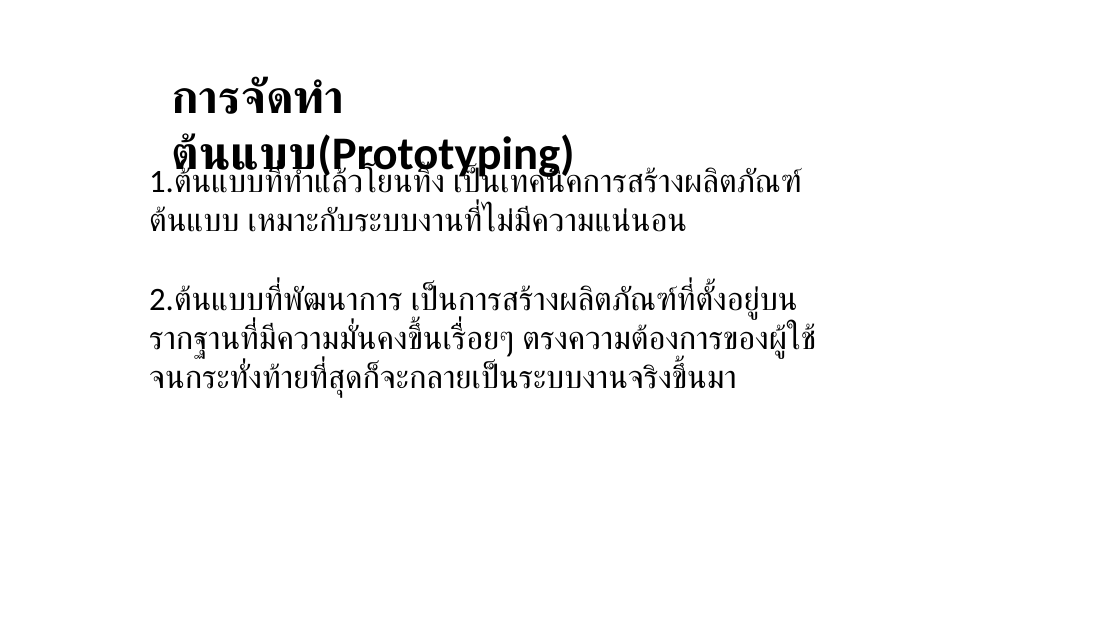
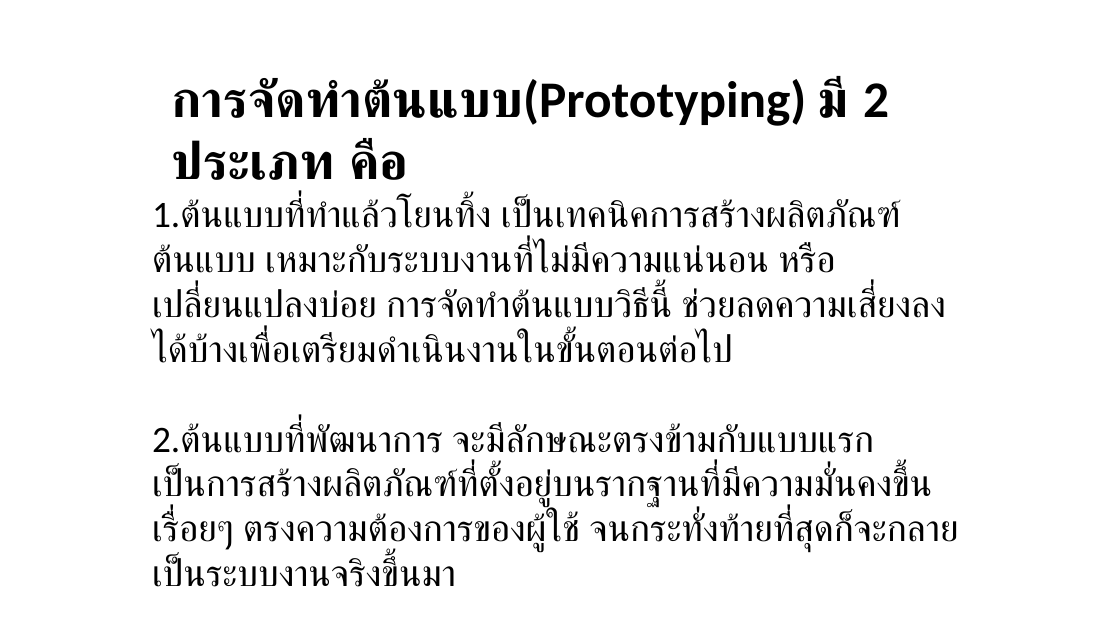
Before and after one commit to praew06/cpsc322_work, a slide deck: slide 4 of บทที่8.pptx (slide 3 before the commit). Drawn at 1120x630 pixels with LibreOffice and Linux fonts; fonts in the diff are those of the drawing; background and template pictures are left out. Boxes give left, top, right and bottom in pixels: in the first picture for what was removed or moved away, otherwise in the second. Text is boxed around its words. In the diff, an @@ line names an element or a change of style, - is before the commit and + after.

```diff
--- a/บทที่8.pptx
+++ b/บทที่8.pptx
@@ text at <box>171,78,889,193</box>: text changed; size 40 to 44 pt @@
-การจัดทำต้นแบบ(Prototyping)
+การจัดทำต้นแบบ(Prototyping) มี 2 ประเภท คือ
@@ text at <box>152,198,958,587</box>: text changed; size 28 to 32 pt @@
-1.ต้นแบบที่ทำแล้วโยนทิ้ง เป็นเทคนิคการสร้างผลิตภัณฑ์ต้นแบบ เหมาะกับระบบงานที่ไม่มีความแน่นอน
-2.ต้นแบบที่พัฒนาการ เป็นการสร้างผลิตภัณฑ์ที่ตั้งอยู่บนรากฐานที่มีความมั่นคงขึ้นเรื่อยๆ ตรงความต้องการของผู้ใช้ จนกระทั่งท้ายที่สุดก็จะกลายเป็นระบบงานจริงขึ้นมา
+1.ต้นแบบที่ทำแล้วโยนทิ้ง เป็นเทคนิคการสร้างผลิตภัณฑ์ต้นแบบ เหมาะกับระบบงานที่ไม่มีความแน่นอน หรือเปลี่ยนแปลงบ่อย การจัดทำต้นแบบวิธีนี้ ช่วยลดความเสี่ยงลงได้บ้างเพื่อเตรียมดำเนินงานในขั้นตอนต่อไป
+2.ต้นแบบที่พัฒนาการ จะมีลักษณะตรงข้ามกับแบบแรก เป็นการสร้างผลิตภัณฑ์ที่ตั้งอยู่บนรากฐานที่มีความมั่นคงขึ้นเรื่อยๆ ตรงความต้องการของผู้ใช้ จนกระทั่งท้ายที่สุดก็จะกลายเป็นระบบงานจริงขึ้นมา
```
Also in this commit, not shown: 6 other slides changed, 1 slide added, 1 other file.
